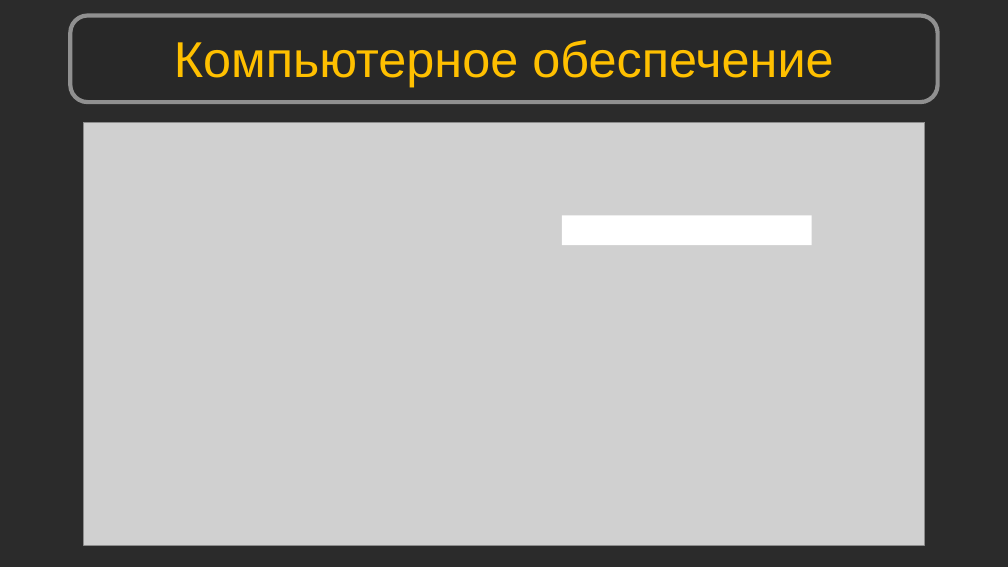
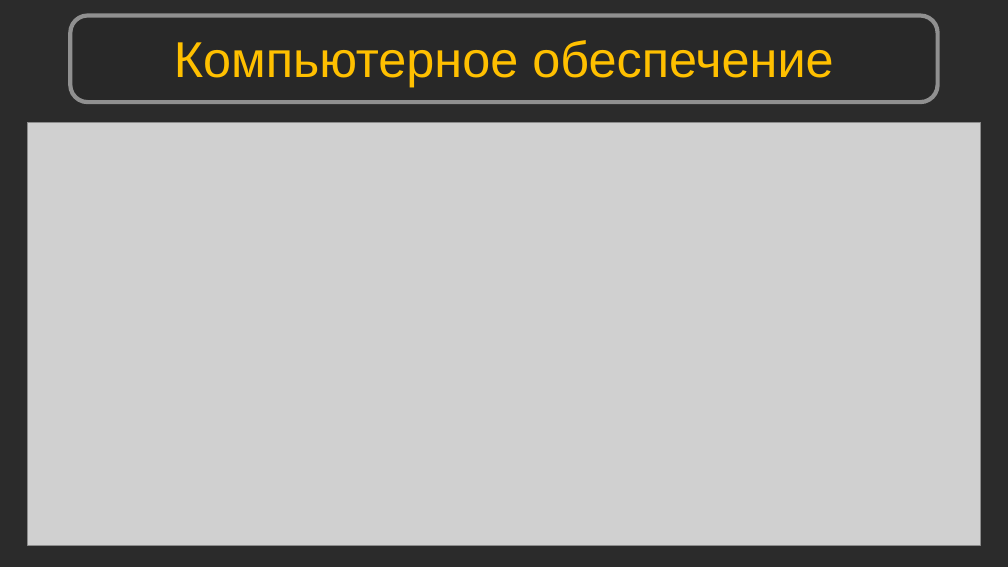
Before and after one commit to Shikonohito/Python_Bootcamp, a slide deck: slide 2 of Урок 03. Программное обеспечение ПК/Урок 3. Программное обеспечение ПК.pptx. Drawn at 1008x567 pixels with LibreOffice and Linux fonts; fonts in the diff are those of the drawing; grey boxes stand for pictures; background and template pictures are left out; a plain dark background stands for a picture behind light text. Boxes give left, top, right and bottom in pixels: in the first picture for what was removed or moved away, otherwise in the second. Text is boxed around its words. In the diff, an @@ line names an element or a change of style, - is before the commit and + after.

```diff
--- a/Урок 03. Программное обеспечение ПК/Урок 3. Программное обеспечение ПК.pptx
+++ b/Урок 03. Программное обеспечение ПК/Урок 3. Программное обеспечение ПК.pptx
@@ picture: place and size @@
-picture at box(83, 123, 925, 545)
+picture at box(27, 123, 980, 545)
@@ rectangle removed at box(562, 216, 811, 245) @@
```
Also in this commit, not shown: 1 slide removed, 14 other files.
